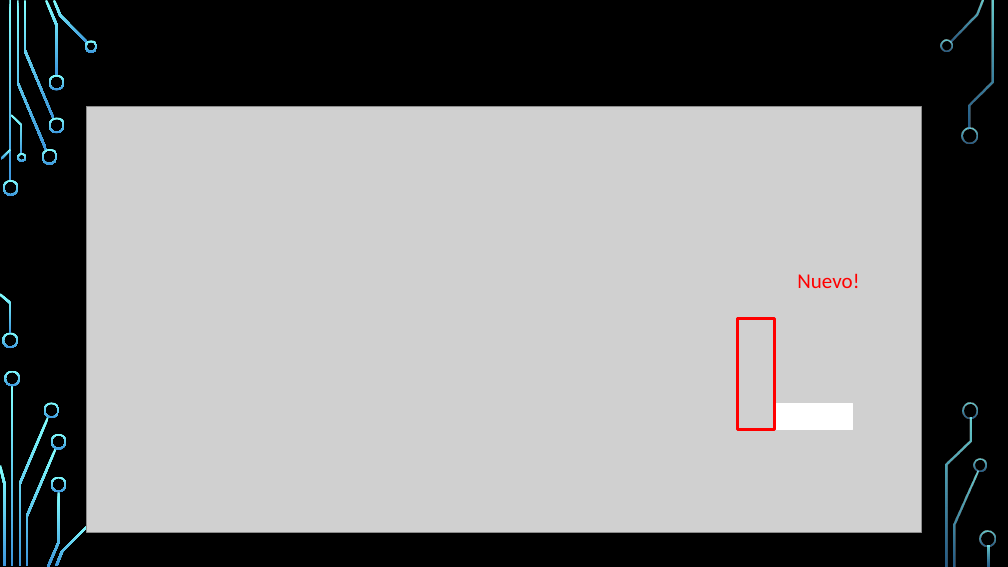
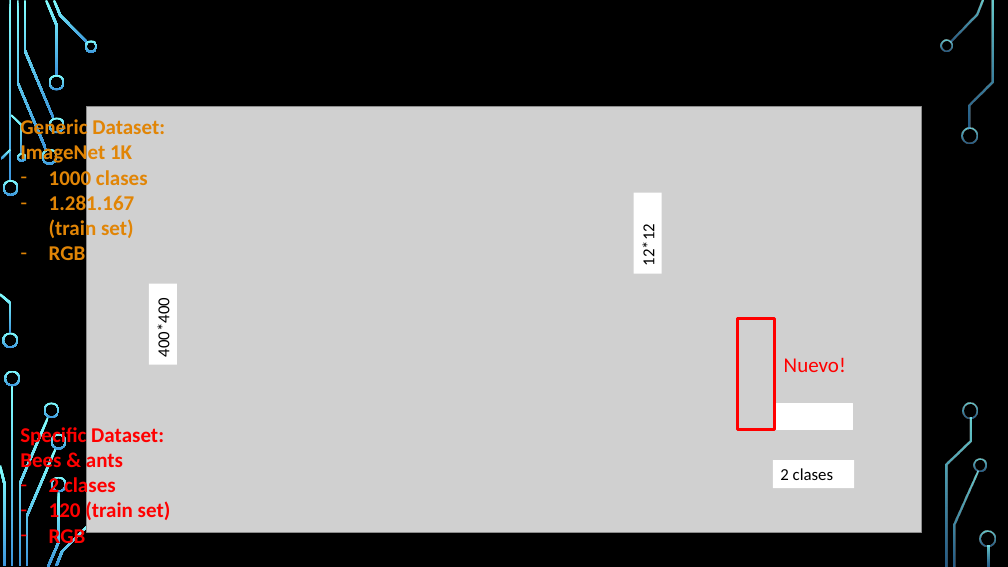
Before and after one commit to FIUBA-Posgrado-Inteligencia-Artificial/aprendizaje_profundo, a slide deck: slide 6 of clase_8/teoria/clase_8.pptx. Drawn at 1008x567 pixels with LibreOffice and Linux fonts; fonts in the diff are those of the drawing; grey boxes stand for pictures; background and template pictures are left out. Boxes give left, top, right and bottom in pixels: in the first picture for what was removed or moved away, otherwise in the second. Text is boxed around its words. In the diff, an @@ line names an element or a change of style, - is before the commit and + after.

Commit message:
material clase 7 y 8 actualizado

```diff
--- a/clase_8/teoria/clase_8.pptx
+++ b/clase_8/teoria/clase_8.pptx
@@ text added at <box>20,117,165,260</box>, 20 pt, text #E18506, bold @@
+Generic Dataset:
+ImageNet 1K
+– 1000 clases
+– 1.281.167 (train set)
+– RGB
@@ rectangle added at <box>634,193,662,274</box>, fill #FFFFFF, 16 pt, text #000000 @@
+12*12
@@ rectangle added at <box>149,284,177,364</box>, fill #FFFFFF, 16 pt, text #000000 @@
+400*400
@@ text "Nuevo!": place and size @@
-text "Nuevo!" at <box>797,273,859,288</box>
+text "Nuevo!" at <box>784,357,846,372</box>
@@ text added at <box>20,424,171,549</box>, 20 pt, text #FF0000, bold @@
+Specific Dataset:
+Bees & ants
+– 2 clases
+– 120 (train set)
+– RGB
@@ rectangle added at <box>773,461,854,488</box>, fill #FFFFFF, 16 pt, text #000000 @@
+2 clases
```
Also in this commit, not shown: 4 other slides changed, 8 other files.
